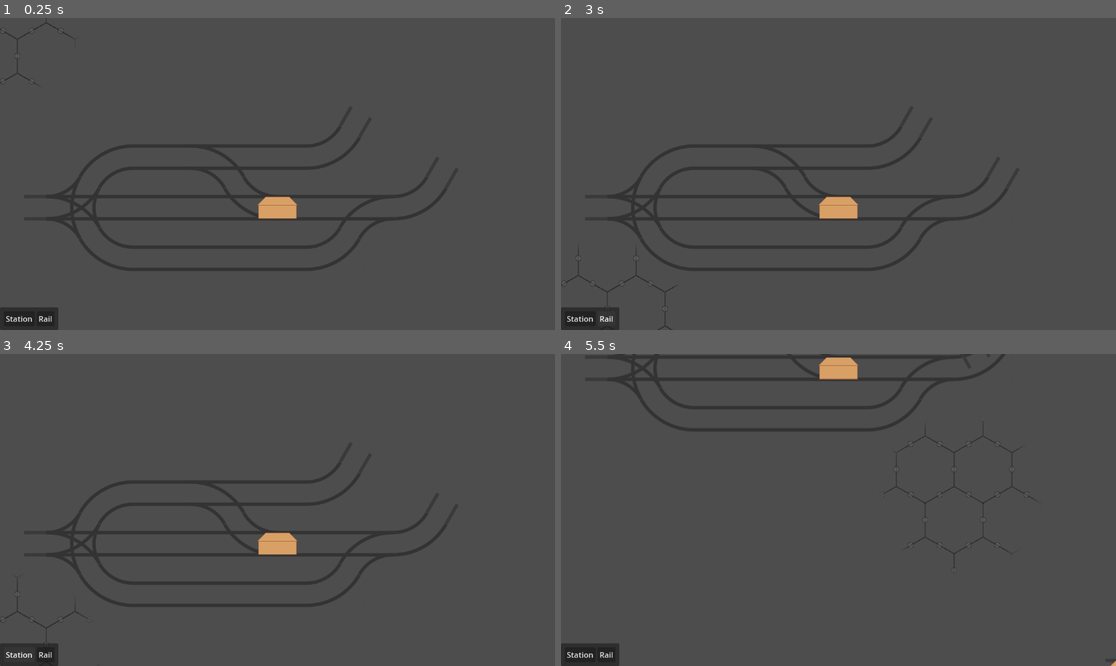
Above: before the commit, frames 1-4 (two rows, left to right).
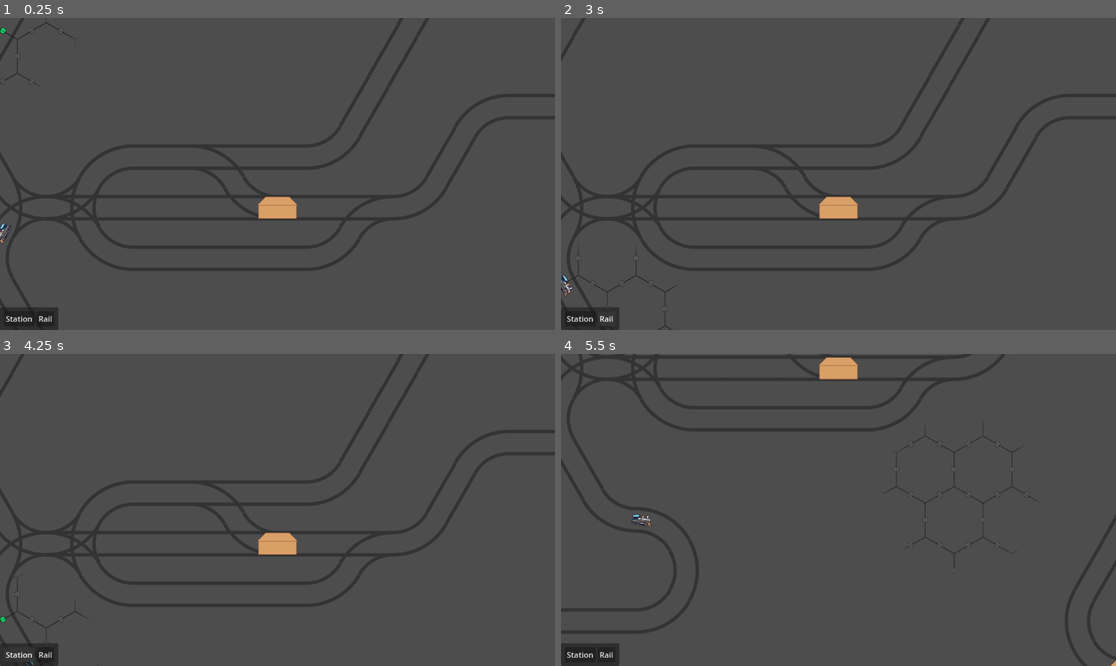
Above: after the commit, the same moments.

Repository: Vakrim/poszynach
Game: Godot game, scene res://main.tscn
The game is run twice, just before and just after one commit, with the same random seed, the same clock (stepped at 60 frames per second) and the same inputs.
Inputs (mouse positions are in pixels of both pictures, inside the frame that each line leads up to):
- Up to frame 1 (0.25 s): no input
- Up to frame 2 (3 s): click "Station" at 0.5 s; click "Rail" at 1.25 s; click "Station" at 2 s; click "Rail" at 2.75 s
- Up to frame 3 (4.25 s): click "Station" at 3.5 s
- Up to frame 4 (5.5 s): click "Rail" at 4.25 s; tap Enter at 5 s; move the mouse to (960, 494) at 5.02 s; hold S (camera_move_down) from 5.03 s (still down); click (960, 494) at 5.17 s

The runs differ from the first frame. In frame 1, 1.3% of the frame differs, in the area x 0-100%, y 0-93%; in frame 2, 1.3%; in frame 3, 1.2%; in frame 4, 1.7%, in the area x 0-100%, y 0-100%.

Commit message:
initial grid layout

Diff:
--- a/edge.gd
+++ b/edge.gd
@@ -6,8 +6,8 @@
 var grid_position: Vector2i
 var world_position: Vector2
 var direction: TileSet.CellNeighbor
-var with_direction: WithDirection
-var with_opposite_direction: WithDirection
+var with_direction: WithDirection # TODO: should this be weakref?
+var with_opposite_direction: WithDirection # TODO: should this be weakref?
 
 func _init(
     grid_position_: Vector2i,
@@ -34,7 +34,7 @@
     static var next_id = 0
 
     var id: int
-    var edge: WeakRef
+    var edge: Edge
     var direction: TileSet.CellNeighbor
 
     func _init(
@@ -43,17 +43,17 @@
     ) -> void:
         self.id = next_id
         next_id += 1
-        self.edge = weakref(edge_)
+        self.edge = edge_
         self.direction = direction_
 
     func get_edge() -> Edge:
-        return self.edge.get_ref()
+        return self.edge
 
     func get_opposite() -> WithDirection:
-        if self.edge.get_ref().with_direction == self:
-            return self.edge.get_ref().with_opposite_direction
+        if self.edge.with_direction == self:
+            return self.edge.with_opposite_direction
         else:
-            return self.edge.get_ref().with_direction
+            return self.edge.with_direction
 
 class Connection:
     var from: WithDirection
--- a/main.tscn
+++ b/main.tscn
@@ -90,7 +90,17 @@
 
 [node name="Polygon2D" type="Polygon2D" parent="InitialRailSetup/Block"]
 color = Color(1, 0, 0, 0.117647)
-polygon = PackedVector2Array(-1087, -628, -1092, -498, -986, -471, -856, -477, -737, -474, -622, -485, -565, -487, -448, -555, -489, -642, -534, -711, -579, -750, -738, -744, -792, -747, -825, -784, -989, -799, -1024, -727, -1053, -683)
+polygon = PackedVector2Array(-1092, -636, -1097, -475, -484, -488, -438, -554, -489, -642, -551, -748, -792, -747, -816, -799, -899, -857, -989, -799, -1024, -727, -1053, -683)
+
+[node name="Polygon2D2" type="Polygon2D" parent="InitialRailSetup/Block"]
+position = Vector2(659, 636)
+color = Color(1, 0, 0, 0.117647)
+polygon = PackedVector2Array(-1147, -633, -1146, -492, -1066, -382, -500, -379, -416, -476, -342, -482, -273, -527, -273, -598, -363, -750, -1020, -755, -1094, -714)
+
+[node name="Polygon2D3" type="Polygon2D" parent="InitialRailSetup/Block"]
+position = Vector2(1318, 1272)
+color = Color(1, 0, 0, 0.117647)
+polygon = PackedVector2Array(-2464, -731, -2486, -689, -2464, -628, -2395, -592, -2247, -598, -2128, -596, -2025, -609, -1991, -617, -1959, -644, -1954, -701, -1970, -743, -2015, -800, -2059, -862, -2158, -872, -2245, -871, -2366, -864, -2433, -804)
 
 [node name="CreateRail" type="Node2D" parent="InitialRailSetup"]
 
@@ -108,5 +118,40 @@
 color = Color(1, 1, 1, 0.0980392)
 polygon = PackedVector2Array(-819, 575, -1051, 578, -1006, 518, -876.557, 511.223, -674, 510, -635, 570, -805, 574, -800, 609, -617, 607, -556, 700, -535, 670, -586, 571, -655, 463, -894, 449, -933, 389, -899, 311, -929, 292, -1036, 469, -1095, 572, -1171, 574, -1170, 610, -976, 609, -820, 608)
 
+[node name="Polygon2D4" type="Polygon2D" parent="InitialRailSetup/CreateRail"]
+position = Vector2(126, -2302)
+color = Color(1, 1, 1, 0.0980392)
+polygon = PackedVector2Array(-768, 2875, -760, 2907, -514, 2915, -421, 2841, -419, 2737, -497, 2665, -584, 2663, -660, 2574, -684, 2496, -675, 2415, -673, 2305, -762, 2172, -732, 2099, -665, 1996, -609, 1892, -650, 1869, -732, 2019, -783, 2123, -876, 2138, -985, 2133, -1067, 2070, -1158, 2034, -1296, 2034, -1353, 1970, -1408, 1871, -1385, 1782, -1296, 1754, -1294, 1714, -1396, 1722, -1476, 1860, -1330, 2066, -1141, 2078, -1044, 2142, -1001, 2169, -921, 2182, -830, 2178, -762, 2235, -711, 2341, -713, 2458, -721, 2528, -643, 2662, -585, 2707, -500, 2715, -457, 2760, -475, 2826, -526, 2879)
+
+[node name="Polygon2D5" type="Polygon2D" parent="InitialRailSetup/CreateRail"]
+position = Vector2(126, -2302)
+color = Color(1, 1, 1, 0.0980392)
+polygon = PackedVector2Array(-1562, 2854, -1437, 2879, -1352, 2880, -1364, 2925, -1514, 2920, -1591, 2968, -1682, 3015, -1769, 2993, -1819, 2917, -1791, 2817, -1704, 2775, -1625, 2791, -1575, 2846, -1603, 2859, -1660, 2812, -1718, 2826, -1778, 2878, -1751, 2946, -1700, 2972, -1670, 2971, -1598, 2929, -1599, 2876)
+
+[node name="Polygon2D6" type="Polygon2D" parent="InitialRailSetup/CreateRail"]
+position = Vector2(126, -2302)
+color = Color(1, 1, 1, 0.0980392)
+polygon = PackedVector2Array(263, 2260, 332, 2174, 565, 2183, 655, 2174, 712, 2110, 770, 2080, 1022, 2075, 1013, 2119, 829, 2442, 626, 2463, 544, 2506, 430, 2729, 346, 2857, 375, 2989, 496, 3028, 624, 3023, 749, 3021, 863, 3012, 963, 2939, 941, 2823, 867, 2709, 886, 2623, 954, 2524, 1029, 2377, 992, 2294, 971, 2309, 992, 2384, 927, 2499, 829, 2656, 854, 2754, 924, 2873, 908, 2939, 842, 2982, 480, 2982, 384, 2932, 414, 2834, 581, 2536, 687, 2490, 806, 2492, 868, 2465, 1089, 2080, 1132, 1984, 1093, 1980, 1070, 2027, 729, 2037, 640, 2139, 339, 2144, 270, 2164, 236, 2240)
+
+[node name="Polygon2D7" type="Polygon2D" parent="InitialRailSetup/CreateRail"]
+position = Vector2(126, -2302)
+color = Color(1, 1, 1, 0.0980392)
+polygon = PackedVector2Array(1123, 1920, 1160, 1928, 1262, 1764, 1338, 1750, 1451, 1758, 1523, 1820, 1583, 1933, 1681, 1971, 1776, 1930, 1853, 1794, 1912, 1675, 1889, 1547, 1840, 1556, 1878, 1626, 1840, 1722, 1785, 1832, 1734, 1909, 1655, 1922, 1591, 1849, 1612, 1781, 1678, 1669, 1721, 1580, 1817, 1552, 1814, 1511, 1729, 1520, 1646, 1631, 1585, 1724, 1493, 1720, 1372, 1718, 1251, 1718, 1166, 1843)
+
+[node name="Polygon2D8" type="Polygon2D" parent="InitialRailSetup/CreateRail"]
+position = Vector2(126, -2302)
+color = Color(1, 1, 1, 0.0980392)
+polygon = PackedVector2Array(-942, 1417, -942, 1452, 818, 1452, 818, 1406, 610, 1403, 498, 1227, 448, 1193, 10, 1197, -131, 1384, -95, 1409, -51, 1346, 512, 1339, 505, 1303, -31, 1298, 19, 1239, 421, 1234, 494, 1282, 559, 1405, -514, 1409)
+
+[node name="Polygon2D9" type="Polygon2D" parent="InitialRailSetup/CreateRail"]
+position = Vector2(126, -2302)
+color = Color(1, 1, 1, 0.0980392)
+polygon = PackedVector2Array(837, 1392, 867, 1409, 924, 1343, 1189, 1338, 1336, 1337, 1402, 1392, 1387, 1490, 1310, 1596, 1250, 1706, 1291, 1704, 1376, 1566, 1439, 1461, 1421, 1333, 1306, 1295, 913, 1304)
+
+[node name="Polygon2D10" type="Polygon2D" parent="InitialRailSetup/CreateRail"]
+position = Vector2(126, -2302)
+color = Color(1, 1, 1, 0.0980392)
+polygon = PackedVector2Array(47, 2126, 85, 2151, 409, 1573, 500, 1550, 589, 1499, 564, 1450, 514, 1502, 430, 1520, 368, 1561)
+
 [connection signal="edge_created" from="RailGrid" to="TrainSpawner" method="_on_rail_grid_edge_created"]
 [connection signal="edge_removed" from="RailGrid" to="TrainSpawner" method="_on_rail_grid_edge_removed"]
--- a/rail_grid/initial_builder.gd
+++ b/rail_grid/initial_builder.gd
@@ -15,7 +15,6 @@
         for edge in edges:
             if Geometry2D.is_point_in_polygon(polygon.to_local(edges_grid.to_global(edges_grid.map_to_local(edge))), polygon.polygon):
                 edges_grid.create_edge(edge)
-                edges_grid.block_edge(edge)
 
         polygon.queue_free()
 
--- a/train_spawner.gd
+++ b/train_spawner.gd
@@ -7,16 +7,18 @@
 
 var train_scene = preload("res://train/train.tscn")
 
-var edges_count = 0
+func _ready() -> void:
+    # Wait a frame to make sure edges are populated
+    await get_tree().process_frame
 
-func _process(_delta: float) -> void:
-    var trains = get_tree().get_nodes_in_group("trains") as Array[Train]
+    # Spawn 10 trains on random edges
+    for i in range(10):
+        spawn_train_on_random_edge()
 
-    var stations = get_tree().get_nodes_in_group("stations") as Array[Station]
-
-    if trains.size() * 5 < edges_count:
-        var station = stations.pick_random()
-        var edge = station.edge
+func spawn_train_on_random_edge() -> void:
+    var edges = rail_grid.get_edges()
+    if edges.size() > 0:
+        var edge = edges.pick_random()
 
         var train = train_scene.instantiate()
         train.position = edge.get_edge().world_position
@@ -26,9 +28,3 @@
         train.path_finding = path_finding
 
         on_rails.add_child(train)
-
-func _on_rail_grid_edge_created(_edge: Edge.WithDirection) -> void:
-    edges_count += 1
-
-func _on_rail_grid_edge_removed(_edge: Edge.WithDirection) -> void:
-    edges_count -= 1
